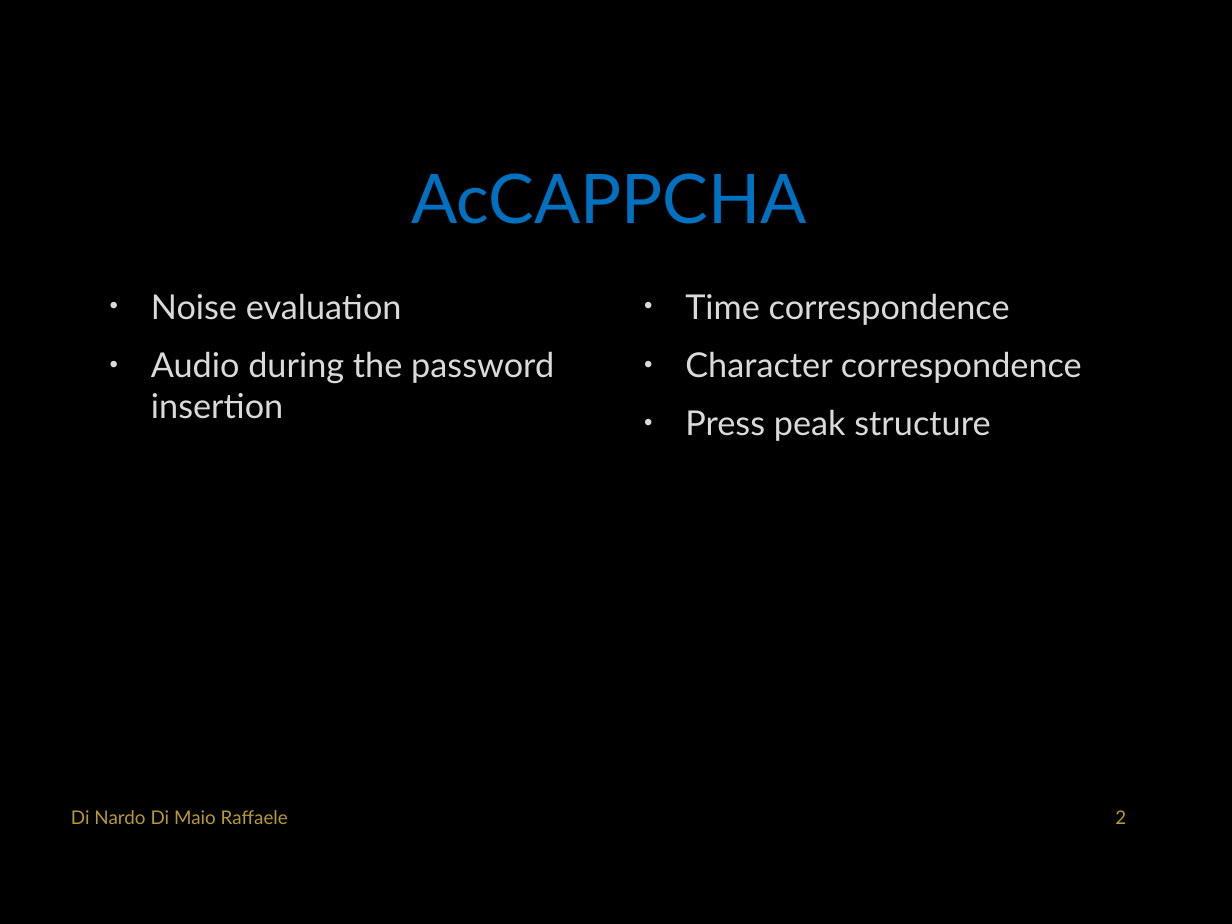
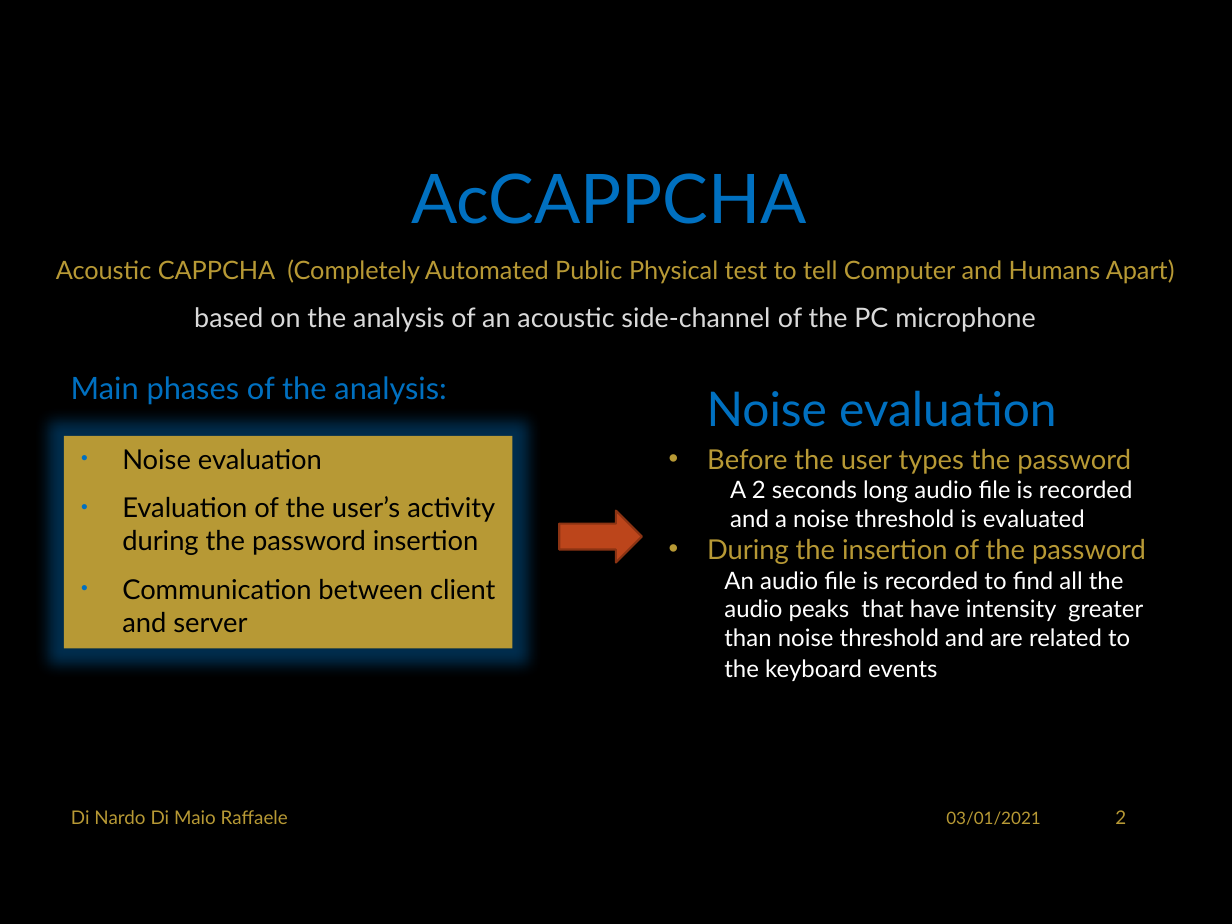
Before and after one commit to RaffaDNDM/AcCAPPCHA, a slide deck: slide 3 of Thesis/AcCAPPCHA.pptx. Drawn at 1232x924 pixels with LibreOffice and Linux fonts; fonts in the diff are those of the drawing; background and template pictures are left out. Boxes give left, top, right and bottom in pixels: in the first picture for what was removed or moved away, otherwise in the second. Text is boxed around its words. In the diff, an @@ line names an element or a change of style, - is before the commit and + after.

```diff
--- a/Thesis/AcCAPPCHA.pptx
+++ b/Thesis/AcCAPPCHA.pptx
@@ text added at (56, 259, 1175, 332), 14.8 pt, text #B79935 @@
+Acoustic CAPPCHA (Completely Automated Public Physical test to tell Computer and Humans Apart)
+based on the analysis of an acoustic side-channel of the PC microphone
@@ text removed at (685, 293, 1082, 441) @@
-• Time correspondence
-• Character correspondence
-• Press peak structure
@@ text added at (71, 376, 446, 405), 18 pt, text #0070C0 @@
+Main phases of the analysis:
@@ text added at (707, 390, 1056, 427), 28 pt, text #0070C0 @@
+Noise evaluation
@@ text "Noise evaluation": place and size @@
-text "Noise evaluation" at (151, 293, 554, 419)
+text "Noise evaluation" at (64, 436, 513, 649)
@@ text "Noise evaluation" at (64, 436, 513, 649): fill none to #B79935 @@
@@ text at (122, 449, 322, 469): size 20 to 16 pt, text colour #DADADA to #000000 in "Noise evaluation"; bullet colour #DADADA to #0070C0 @@
@@ text added at (707, 449, 1146, 681), 14 pt, text #FFFFFF @@
+• Before the user types the password
+  A 2 seconds long audio file is recorded and a noise threshold is evaluated
+• During the insertion of the password
+  An audio file is recorded to find all the audio peaks that have intensity greater than noise threshold and are related to the keyboard events
@@ text at (122, 496, 495, 632): text changed; size 20 to 16 pt; text colour #DADADA to #000000 @@
-• Audio during the password insertion
+• Evaluation of the user’s activity during the password insertion
+• Communication between client and server
@@ right arrow added at (559, 510, 642, 562), fill #BC451B, outline #8B3314 1.25 pt @@
@@ text added at (946, 811, 1041, 825), 10 pt, text #B79935 @@
+03/01/2021
```
Also in this commit, not shown: 10 other slides changed, 2 slides added, 1 slide removed.
